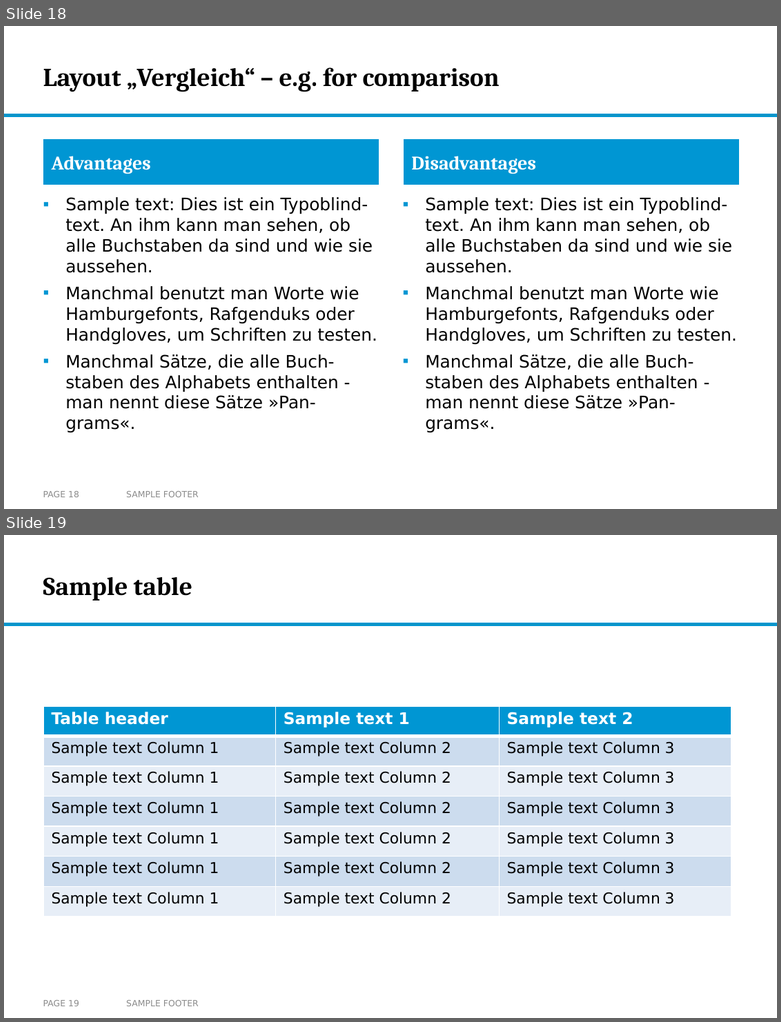
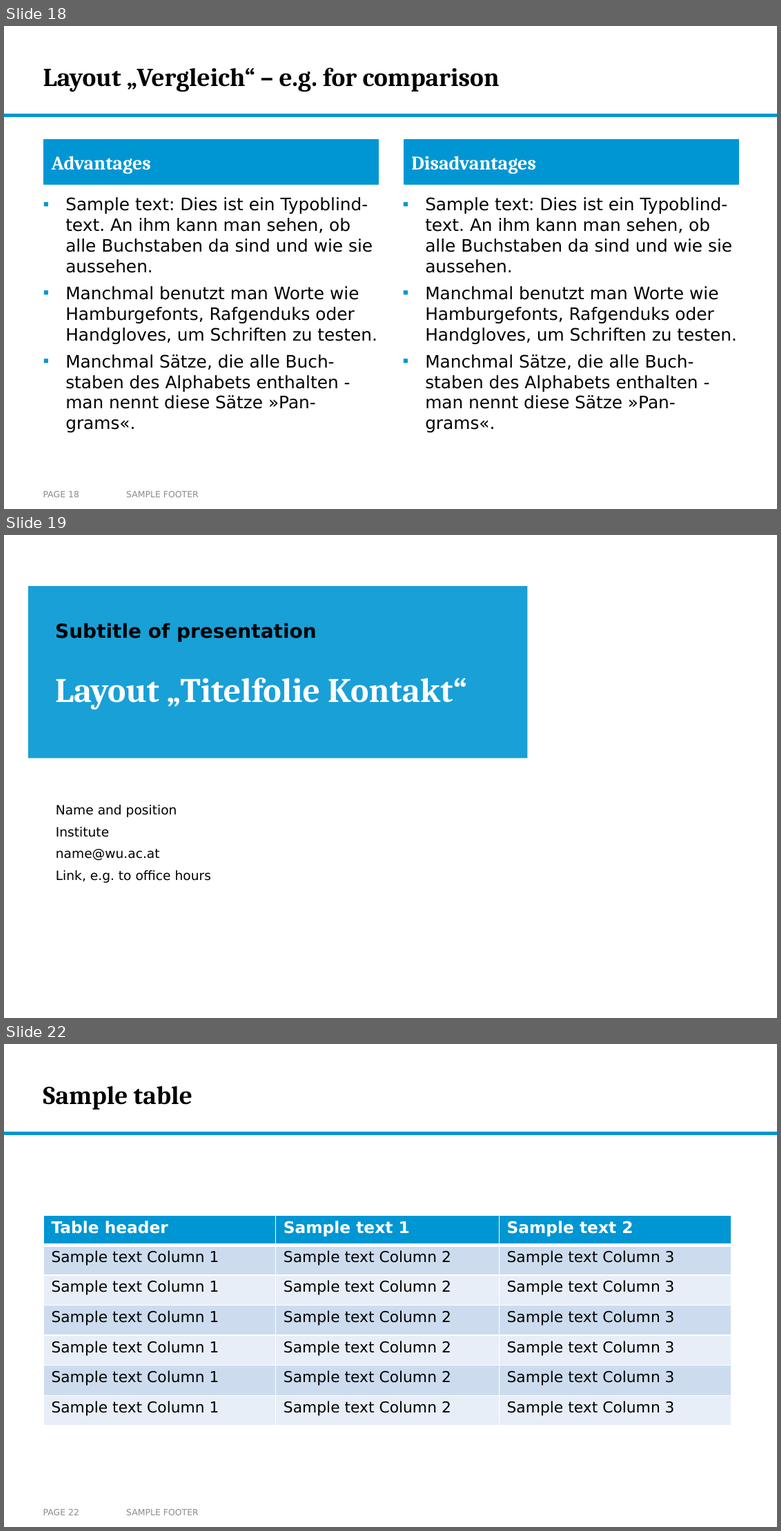
Before and after one commit to arnefloh-wu/ib-business-projects, a slide deck: WT26-27/template.pptx. Shown one above the other, each under a label of ours: slides 18 and 19 before the commit, slides 18, 19 and 22 after it; the slides between them are not shown. The pictures are 781x1022 and 781x1531 pixels, drawn with LibreOffice and Linux fonts; fonts in the diff are those of the drawing; background and template pictures are left out. Boxes give left, top, right and bottom in pixels: in the first picture for what was removed or moved away, otherwise in the second. Text is boxed around its words. In the diff, an @@ line names an element or a change of style, - is before the commit and + after.

```diff
--- a/WT26-27/template.pptx
+++ b/WT26-27/template.pptx
@@ slide 19 added at box(4, 535, 777, 1018), background picture (left out) @@
@@ rectangle added at box(28, 586, 527, 759), fill #0096D3 at 90% opacity @@
@@ subtitle added at box(55, 623, 317, 642), 18 pt, text #000000, bold @@
+Subtitle of presentation
@@ title added at box(55, 677, 466, 710), 32 pt, text #FFFFFF, bold @@
+Layout „Titelfolie Kontakt“
@@ text added at box(56, 804, 211, 883), 12 pt, text #000000 @@
+Name and position
+Institute
+name@wu.ac.at
+Link, e.g. to office hours
@@ what was slide 19 is now slide 22 @@
@@ page number at box(43, 1509, 79, 1515): text changed @@
-PAGE 19
+PAGE 22
```
Also in this commit, not shown: 2 other slides added, 2 other files.
